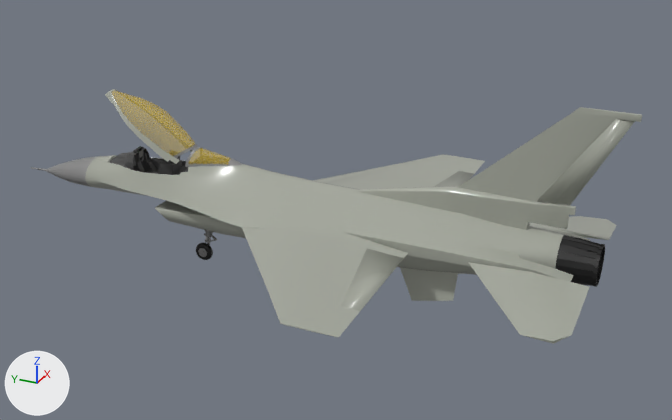
Before and after pictures for a commit that changed the Blender file Environment/Object Files/F-16/F-16 retoplology.blend.
Rendered twice from a 50 mm lens placed at (-88.3, -53.5, 42.7), pointed at (1.0, -13.3, -1.9). The axes (+X, +Y, +Z) are drawn at lower left. The lights are the same throughout.

In view in the first picture: 'Cockpit', 'Cockpit Door', 'Cockpit Rear', 'F-16 ', 'Rear Wings', 'Upper Wing', 'Wing  1'.
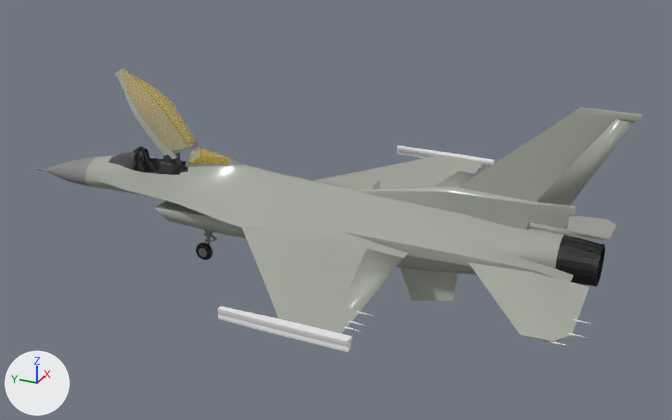
Where the newer file only moved an object's origin or applied its transform, the numbers keep the older frame.

Changed parts and their boxes (x1, y1, x2, y2) in the pictures (672 x 420 px):
'Cockpit Door', turned
    before: (105, 89, 198, 164)
    after: (115, 68, 198, 159)
'Wing Missle Holder', added
    after: (217, 145, 495, 352)

Edits to the bpy script that builds the scene:
```text
Add me_cube_053:
    me_cube_053.from_pydata(...)  # 874 vertices, 872 faces; spans x -0.21..0.74, y -4.58..8.87, z -0.57..0.57
Change ob_cockpit_door:
    ob_cockpit_door.rotation_euler: (0.698, 0.0, 0.0) -> (0.96, 0.0, 0.0)  # degrees (40, 0, 0) -> degrees (55, 0, 0)
Add ob_wing_missle_holder:
    ob_wing_missle_holder = bpy.data.objects.new('Wing Missle Holder', me_cube_053)
    ob_wing_missle_holder.location = (-23.8, -21.14, -2.5)
    _m = ob_wing_missle_holder.modifiers.new('Mirror', 'MIRROR')
    _m.mirror_object = ob_f_16
```
